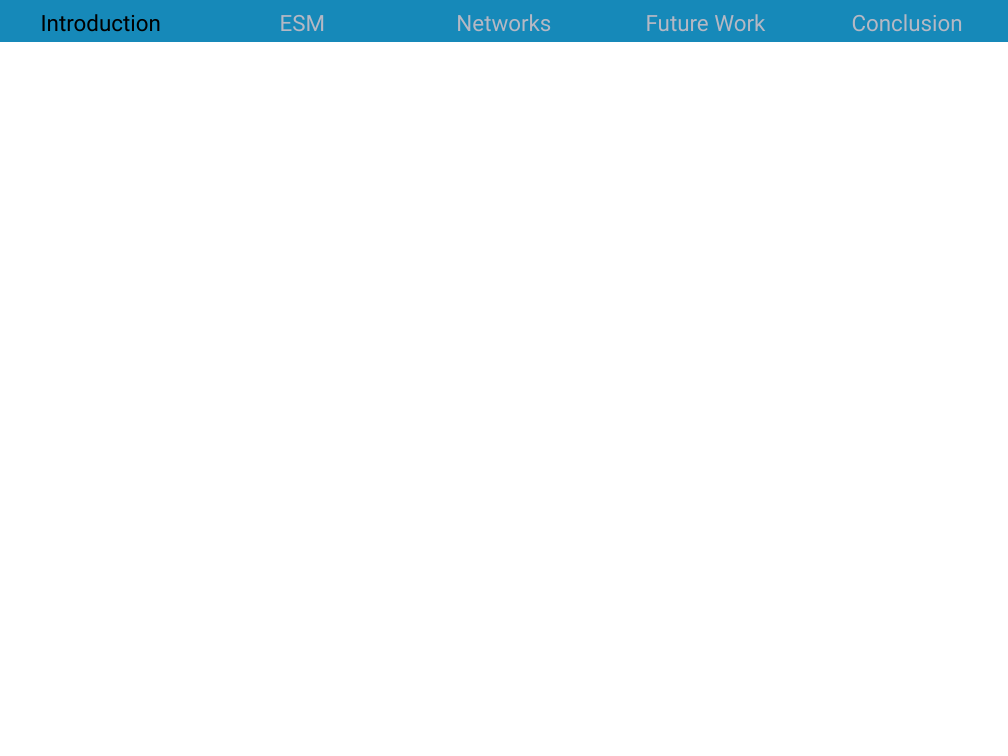
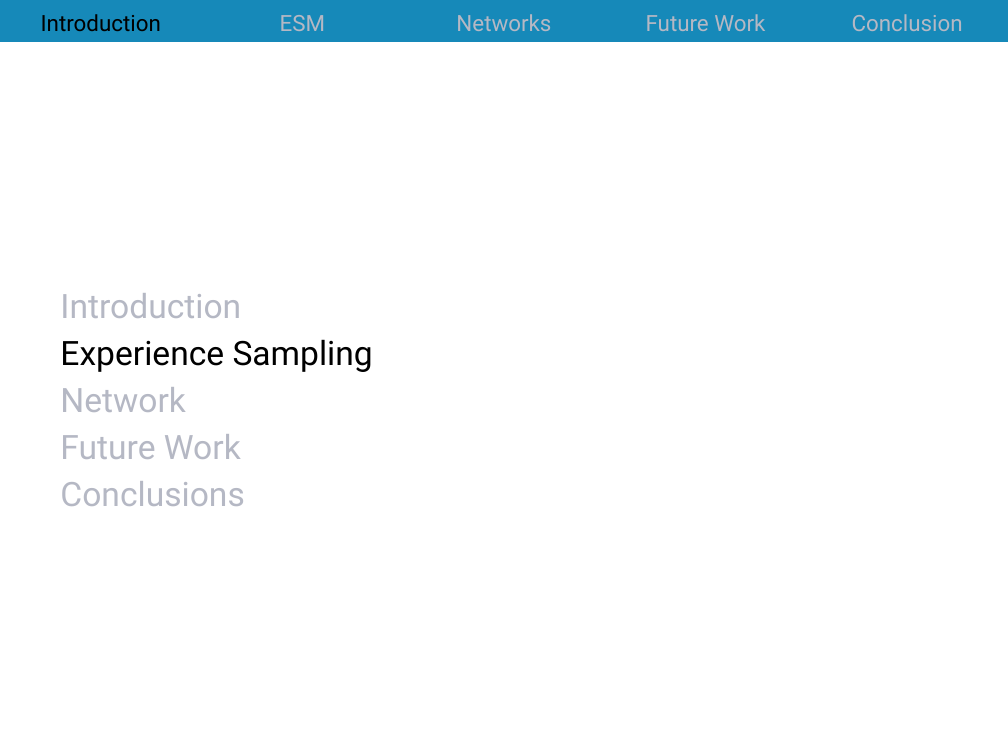
Before and after one commit to jrosen48/job-talk, a slide deck: slide 8 of 2018-1-15-Rosenberg-UT-Knoxville-talk.pptx (slide 7 before the commit). Drawn at 1008x756 pixels with LibreOffice and Linux fonts; fonts in the diff are those of the drawing. Boxes give left, top, right and bottom in pixels: in the first picture for what was removed or moved away, otherwise in the second. Text is boxed around its words. In the diff, an @@ line names an element or a change of style, - is before the commit and + after.

```diff
--- a/2018-1-15-Rosenberg-UT-Knoxville-talk.pptx
+++ b/2018-1-15-Rosenberg-UT-Knoxville-talk.pptx
@@ text added at [60, 14, 765, 412], 24 pt, text #B5B8C4 @@
+Introduction
+Experience Sampling
+Network
+Future Work
+Conclusions
```
Also in this commit, not shown: 1 other slide changed, 34 slides added, 2 slides removed, 1 other file.
